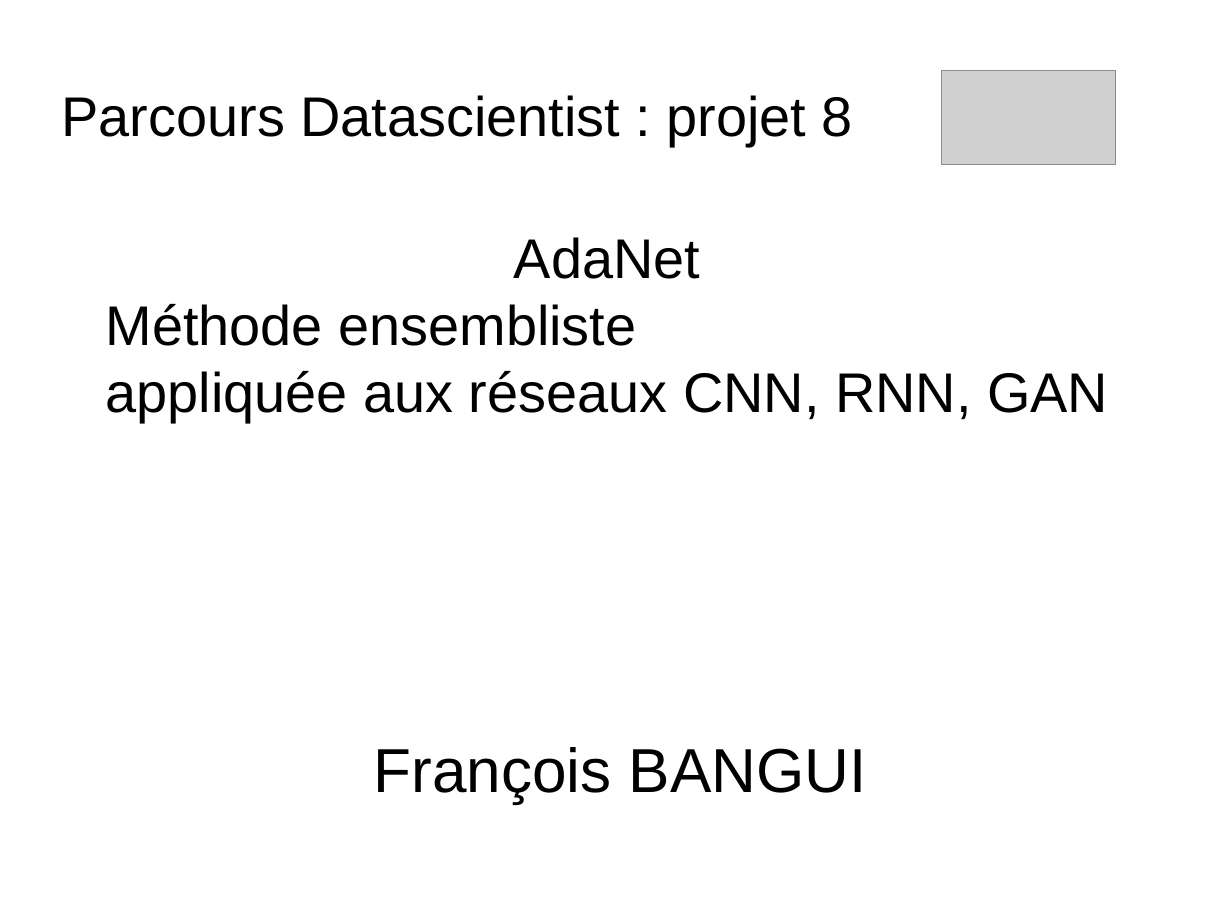
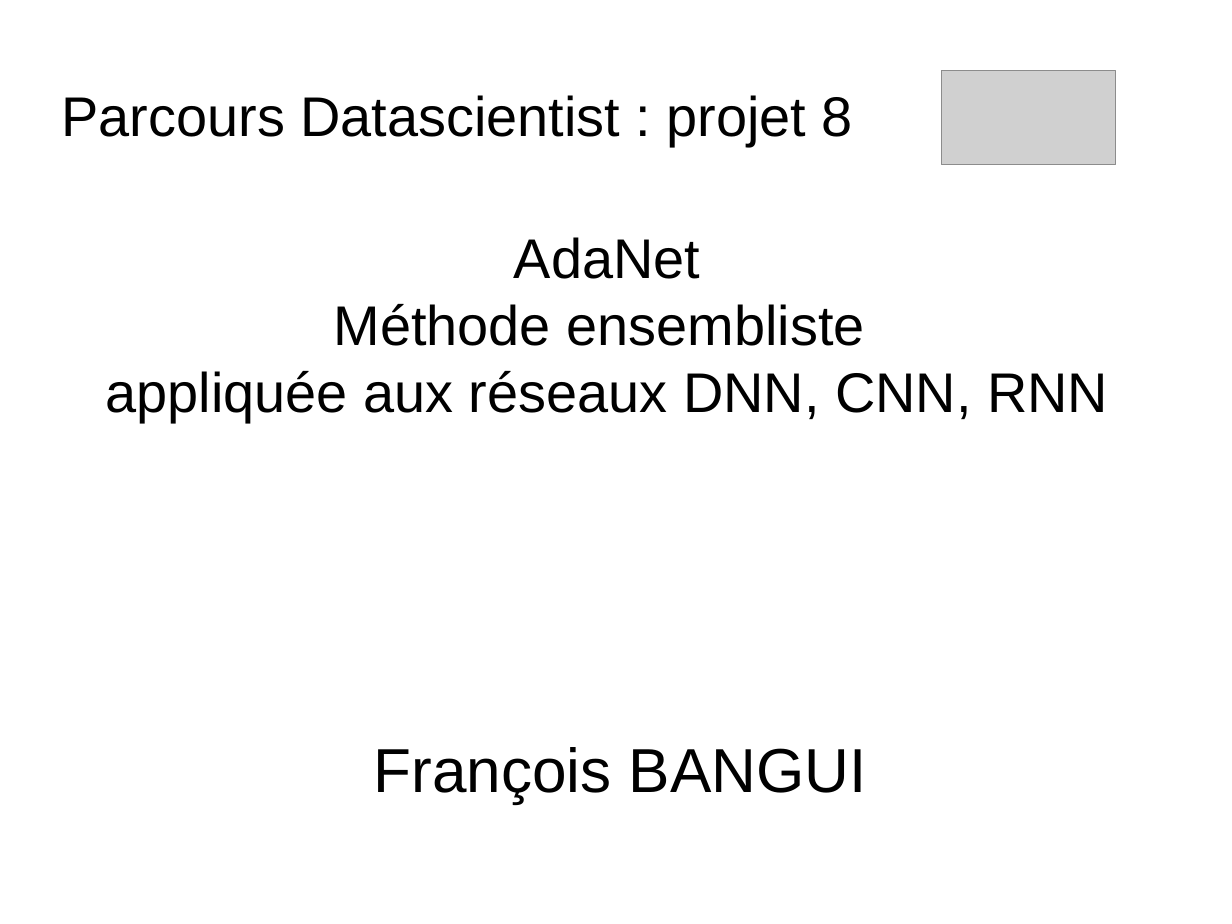
Before and after one commit to dataforcast/OC_Datascientist, a slide deck: slide 1 of P8/report/Openclassrooms_ParcoursDatascientist_P8-V1.odp. Drawn at 1232x924 pixels with LibreOffice and Linux fonts; fonts in the diff are those of the drawing; grey boxes stand for pictures; background and template pictures are left out. Boxes give left, top, right and bottom in pixels: in the first picture for what was removed or moved away, otherwise in the second. Text is boxed around its words. In the diff, an @@ line names an element or a change of style, - is before the commit and + after.

```diff
--- a/P8/report/Openclassrooms_ParcoursDatascientist_P8-V1.odp
+++ b/P8/report/Openclassrooms_ParcoursDatascientist_P8-V1.odp
@@ text at [334, 304, 865, 346]: alignment left to centre @@
@@ text at [106, 371, 1108, 422]: text changed @@
-appliquée aux réseaux CNN, RNN, GAN
+appliquée aux réseaux DNN, CNN, RNN
```
Also in this commit, not shown: 10 other slides changed, 17 slides added, 7 other files.
